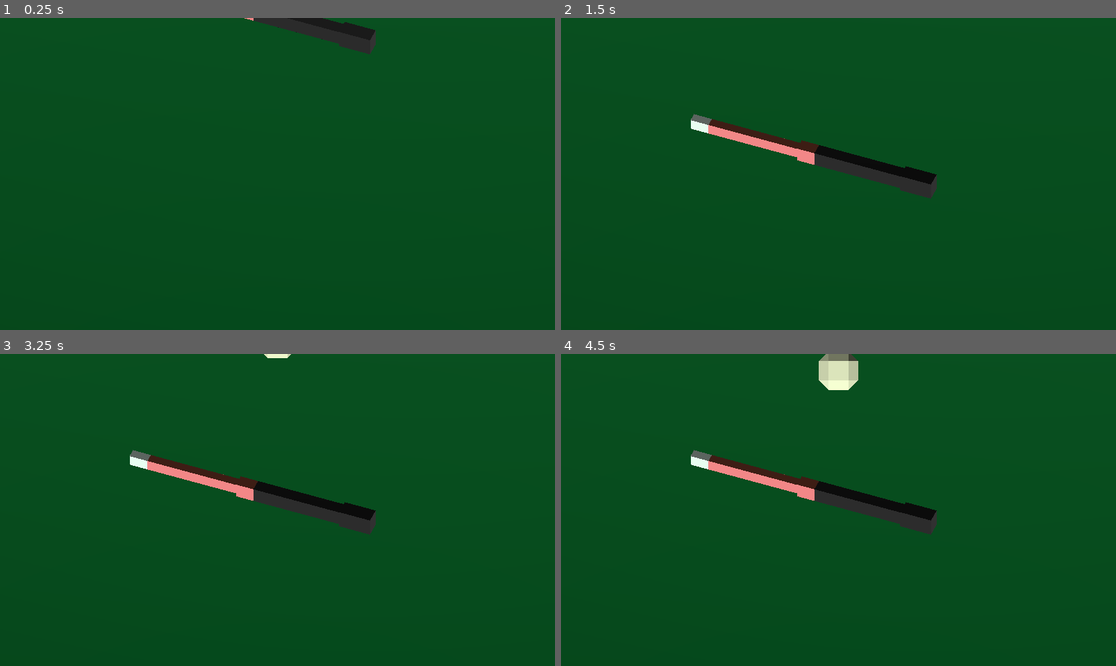
Above: before the commit, frames 1-4 (two rows, left to right).
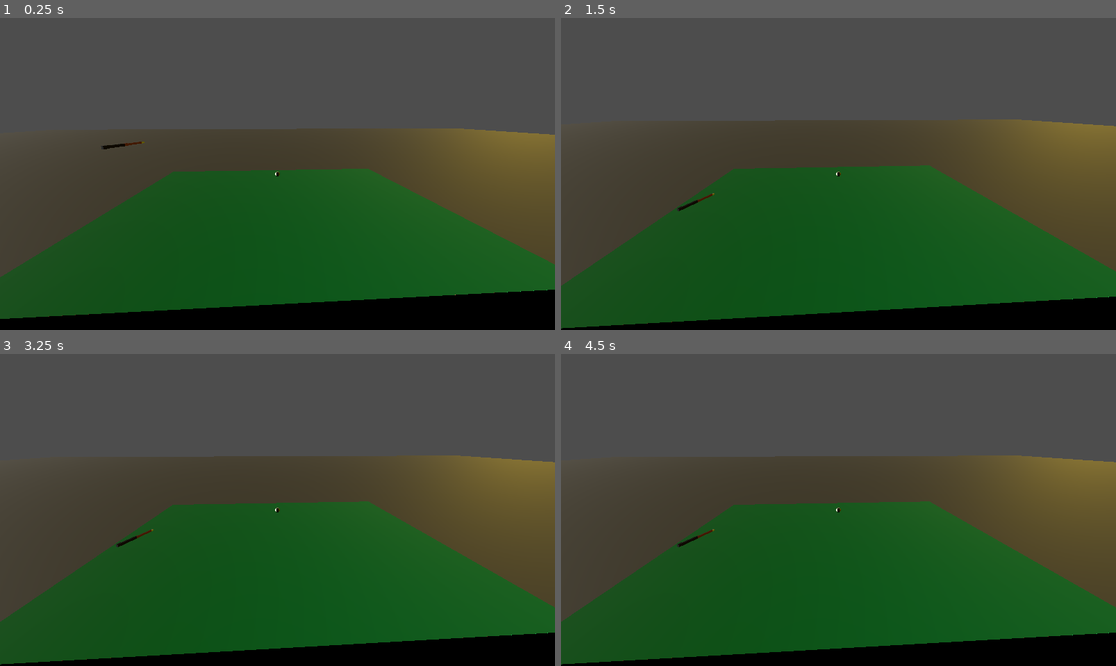
Above: after the commit, the same moments.

Repository: mathew-tran/billiards3d
Game: Godot game, scene res://Scenes/Main.tscn
The game is run twice, just before and just after one commit, with the same random seed, the same clock (stepped at 60 frames per second) and the same inputs.
Inputs:
- Up to frame 1 (0.25 s): no input
- Up to frame 2 (1.5 s): tap Enter at 1.25 s
- Up to frame 3 (3.25 s): tap Space at 2 s; tap Enter at 2.75 s
- Up to frame 4 (4.5 s): no input

The runs differ from the first frame. In frame 1, 68% of the frame differs, in the area x 0-100%, y 0-100%; in frame 2, 66%; in frame 3, 66%; in frame 4, 66%.

Commit message:
work on aligning camera wherever the ball is on the table

Diff:
--- /dev/null
+++ b/Prefabs/Ball.tscn
@@ -0,0 +1,13 @@
+[gd_scene load_steps=3 format=3 uid="uid://1f5llixnffda"]
+
+[ext_resource type="PackedScene" uid="uid://ckepopx4hvksg" path="res://Art/BilliardBall/Ball.gltf" id="1_f8b65"]
+
+[sub_resource type="SphereShape3D" id="SphereShape3D_kln2b"]
+radius = 0.0783063
+
+[node name="Ball" type="RigidBody3D" groups=["MainBall"]]
+
+[node name="blockbench_export" parent="." instance=ExtResource("1_f8b65")]
+
+[node name="CollisionShape3D" type="CollisionShape3D" parent="."]
+shape = SubResource("SphereShape3D_kln2b")
--- a/Prefabs/GameTable.tscn
+++ b/Prefabs/GameTable.tscn
@@ -3,7 +3,7 @@
 [ext_resource type="PackedScene" uid="uid://drc40np5nvhtw" path="res://Art/BilliardTable/BillardTable.gltf" id="1_55asd"]
 
 [sub_resource type="BoxShape3D" id="BoxShape3D_dvht7"]
-size = Vector3(10, 8, 12.435)
+size = Vector3(5, 3.41785, 6.66125)
 
 [node name="Table" type="StaticBody3D"]
 
@@ -11,5 +11,5 @@
 transform = Transform3D(1, 0, 0, 0, 1, 0, 0, 0, 1, 0, 4, 0)
 
 [node name="CollisionShape3D" type="CollisionShape3D" parent="."]
-transform = Transform3D(1, 0, 0, 0, 1, 0, 0, 0, 1, 0, 1.58537, 0)
+transform = Transform3D(1, 0, 0, 0, 1, 0, 0, 0, 1, 0, 3.29429, -0.00140381)
 shape = SubResource("BoxShape3D_dvht7")
--- a/Scenes/Main.tscn
+++ b/Scenes/Main.tscn
@@ -1,11 +1,10 @@
-[gd_scene load_steps=5 format=3 uid="uid://bm0lh6u2puk3m"]
+[gd_scene load_steps=6 format=3 uid="uid://bm0lh6u2puk3m"]
 
 [ext_resource type="PackedScene" uid="uid://8p1hkdfejvo3" path="res://Prefabs/GameTable.tscn" id="1_r150o"]
 [ext_resource type="PackedScene" uid="uid://b7jhw5x6o1ycc" path="res://Prefabs/Stick.tscn" id="2_kln2b"]
-[ext_resource type="PackedScene" uid="uid://ckepopx4hvksg" path="res://Art/BilliardBall/Ball.gltf" id="3_rgh2o"]
-
-[sub_resource type="SphereShape3D" id="SphereShape3D_kln2b"]
-radius = 0.0783063
+[ext_resource type="PackedScene" uid="uid://1f5llixnffda" path="res://Prefabs/Ball.tscn" id="3_pbw6q"]
+[ext_resource type="Script" uid="uid://ddpbm0okhh406" path="res://Scripts/Inspector.gd" id="4_pbw6q"]
+[ext_resource type="PackedScene" uid="uid://dmcry73m6hkra" path="res://Art/Player/Player.gltf" id="5_v1gob"]
 
 [node name="Node3D" type="Node3D"]
 
@@ -15,20 +14,25 @@
 
 [node name="Table" parent="." instance=ExtResource("1_r150o")]
 
-[node name="Camera3D" type="Camera3D" parent="."]
-transform = Transform3D(1, 0, 0, 0, 0.722726, 0.691135, 0, -0.691135, 0.722726, 0, 6.36661, 3.95652)
-projection = 1
-
 [node name="Stick" parent="." instance=ExtResource("2_kln2b")]
 transform = Transform3D(0.36356, 0, 0.931571, 0, 1, 0, -0.931571, 0, 0.36356, 0, 6.5231, 3.09349)
 
 [node name="DirectionalLight3D" type="DirectionalLight3D" parent="."]
 transform = Transform3D(-0.224423, 0.970296, -0.0903372, -0.97355, -0.219167, 0.0645405, 0.0428245, 0.102432, 0.993818, 0, 0, 0)
 
-[node name="Ball" type="RigidBody3D" parent="."]
-transform = Transform3D(1, 0, 0, 0, 1, 0, 0, 0, 1, 0, 5.42285, 1.82508)
+[node name="DirectionalLight3D2" type="DirectionalLight3D" parent="."]
+transform = Transform3D(-0.699405, -0.447698, -0.557134, -0.674211, 0.671985, 0.30639, 0.237216, 0.589917, -0.771833, 0, 0, 0)
+light_color = Color(0.561409, 0.467204, 0.0224809, 1)
 
-[node name="blockbench_export" parent="Ball" instance=ExtResource("3_rgh2o")]
+[node name="Ball" parent="." instance=ExtResource("3_pbw6q")]
+transform = Transform3D(1, 0, 0, 0, 1, 0, 0, 0, 1, -1.61357, 5.42285, -0.084795)
 
-[node name="CollisionShape3D" type="CollisionShape3D" parent="Ball"]
-shape = SubResource("SphereShape3D_kln2b")
+[node name="Inspector" type="Node3D" parent="."]
+transform = Transform3D(1, 0, -2.38419e-07, 0, 1, 0, 2.38419e-07, 0, 1, 0, 5, 0.0111997)
+script = ExtResource("4_pbw6q")
+
+[node name="blockbench_export" parent="Inspector" instance=ExtResource("5_v1gob")]
+transform = Transform3D(1, 0, 0, 0, 1, 0, 0, 0, 1, -2.38419e-07, 0, 4)
+
+[node name="Camera3D" type="Camera3D" parent="Inspector/blockbench_export"]
+transform = Transform3D(1, 0, 0, 0, 1, 0, 0, 0, 1, 0, 2.14421, 0)
--- /dev/null
+++ b/Scripts/Autoload/Finder.gd
@@ -0,0 +1,7 @@
+extends Node
+
+func GetMainBall():
+	var result = get_tree().get_nodes_in_group("MainBall")
+	if result:
+		return result[0]
+	return null
--- /dev/null
+++ b/Scripts/Inspector.gd
@@ -0,0 +1,6 @@
+extends Node3D
+
+func _process(delta: float) -> void:
+	look_at(Finder.GetMainBall().global_position)
+	#rotation.x = 0
+	$blockbench_export/Camera3D.look_at(Finder.GetMainBall().global_position)
--- a/project.godot
+++ b/project.godot
@@ -14,3 +14,7 @@
 run/main_scene="uid://bm0lh6u2puk3m"
 config/features=PackedStringArray("4.4", "Forward Plus")
 config/icon="res://icon.svg"
+
+[autoload]
+
+Finder="*res://Scripts/Autoload/Finder.gd"
Not shown, added: Art/Player/Player.gltf
Not shown, added: Art/Player/Player.gltf.import
Binary file added: Art/Player/Player_0.png
Not shown, added: Art/Player/Player_0.png.import
Binary file added: Art/Player/Player_1.png
Not shown, added: Art/Player/Player_1.png.import
Binary file added: Art/Player/Player_2.png
Not shown, added: Art/Player/Player_2.png.import
Not shown, added: Scripts/Autoload/Finder.gd.uid
Not shown, added: Scripts/Inspector.gd.uid
